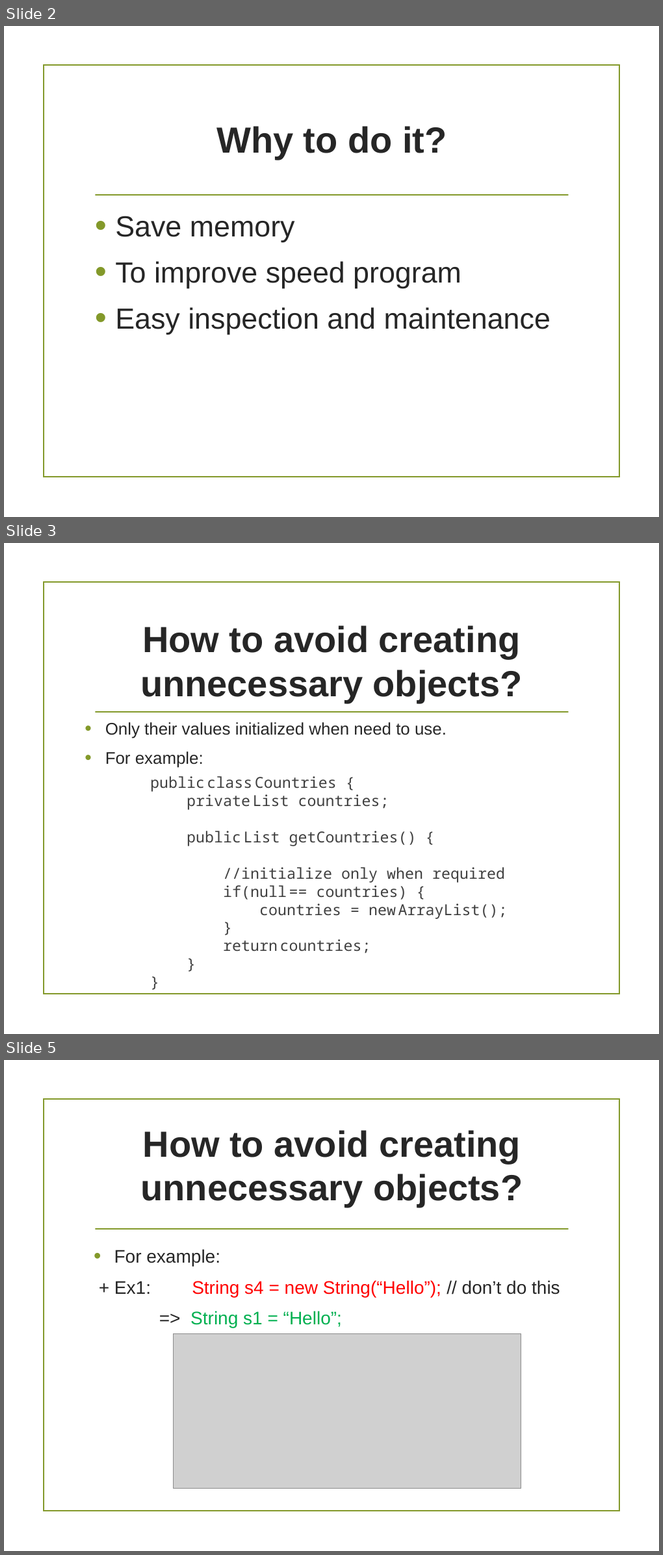
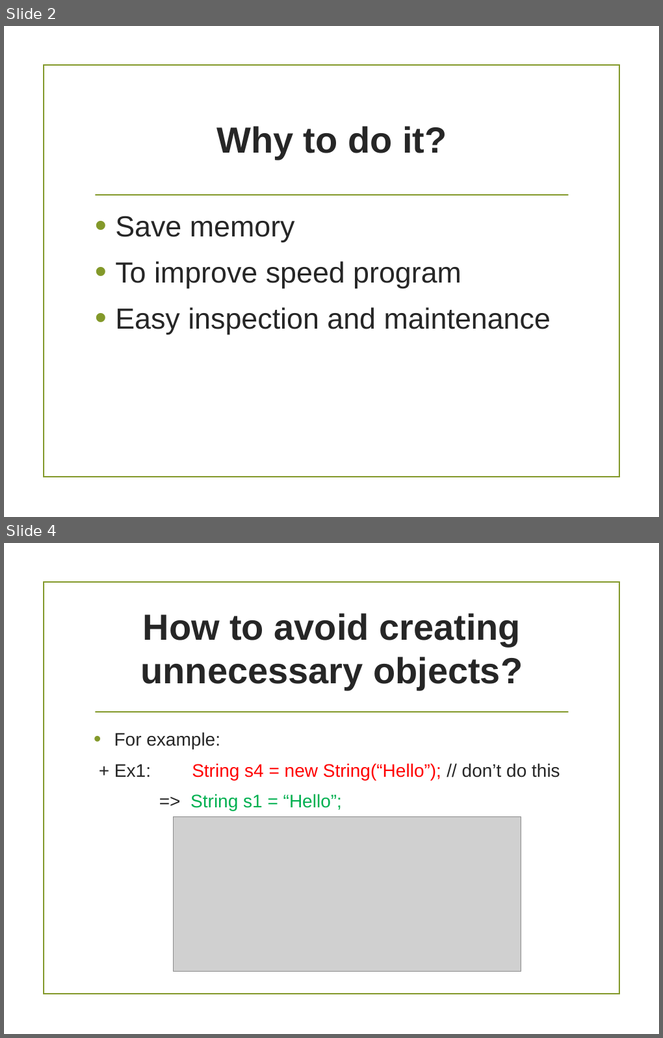
Before and after one commit to tiendatdk3493/Tai_Lieu, a slide deck: AVOID CREATING UNNECESSARY OBJECTS.pptx. Shown one above the other, each under a label of ours: slides 2, 3 and 5 before the commit, slides 2 and 4 after it; the slides between them are not shown. The pictures are 663x1555 and 663x1038 pixels, drawn with LibreOffice and Linux fonts; fonts in the diff are those of the drawing; grey boxes stand for pictures; background and template pictures are left out. Boxes give left, top, right and bottom in pixels: in the first picture for what was removed or moved away, otherwise in the second. Text is boxed around its words. In the diff, an @@ line names an element or a change of style, - is before the commit and + after.

```diff
--- a/AVOID CREATING UNNECESSARY OBJECTS.pptx
+++ b/AVOID CREATING UNNECESSARY OBJECTS.pptx
@@ slide 3 removed at (4, 543, 659, 1034), background picture (left out); not listed: 2 template elements that a slide beside it also shows @@
@@ title removed at (140, 626, 523, 702) @@
-How to avoid creating unnecessary objects?
@@ text removed at (105, 722, 508, 954) @@
-• Only their values initialized when need to use.
-• For example:
-    public class Countries {
-    private List countries;
-    public List getCountries() {
-    //initialize only when required
-    if(null == countries) {
-    countries = new ArrayList();
-    }
-    return countries;
-    }
-    }
@@ what was slide 5 is now slide 4 @@
```
Also in this commit, not shown: 3 slides changed, 1 slide added.
